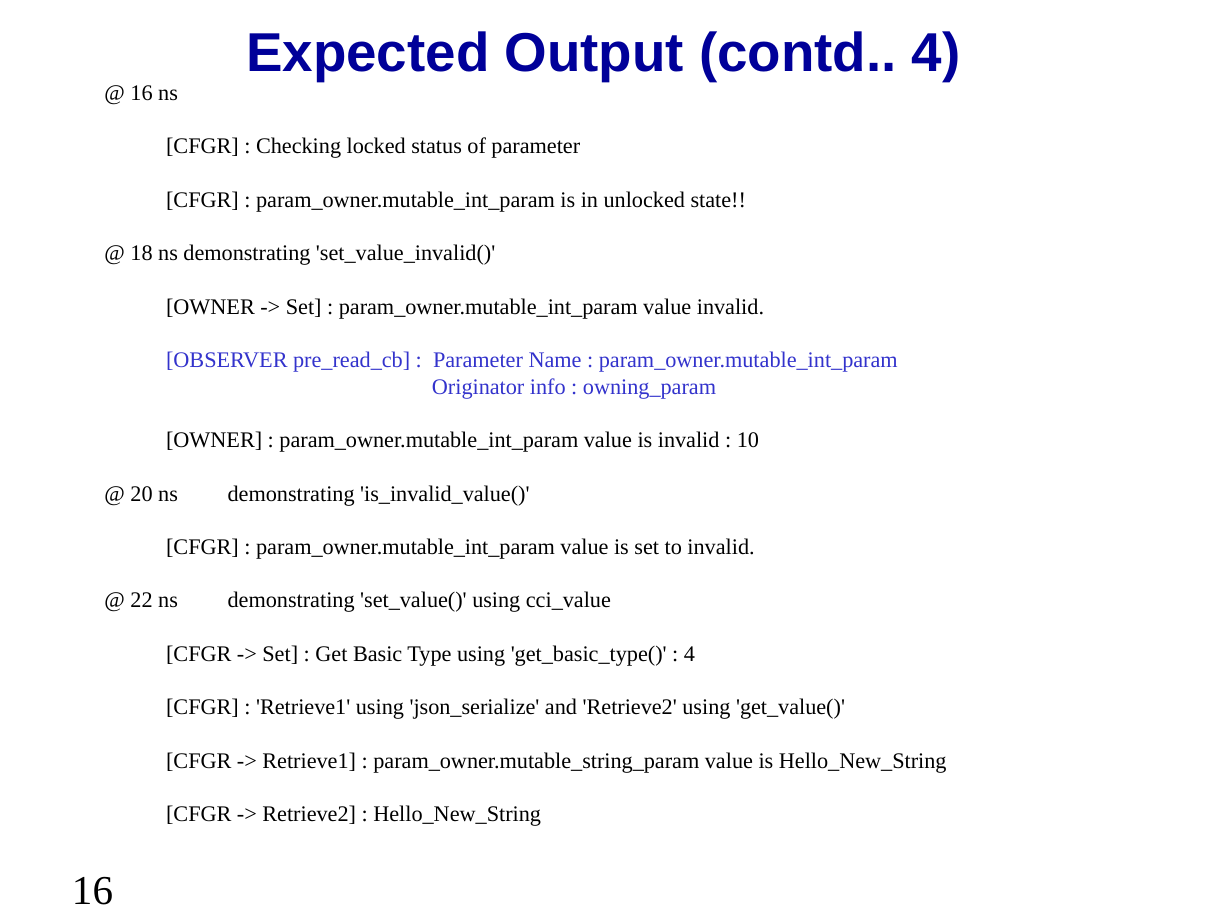
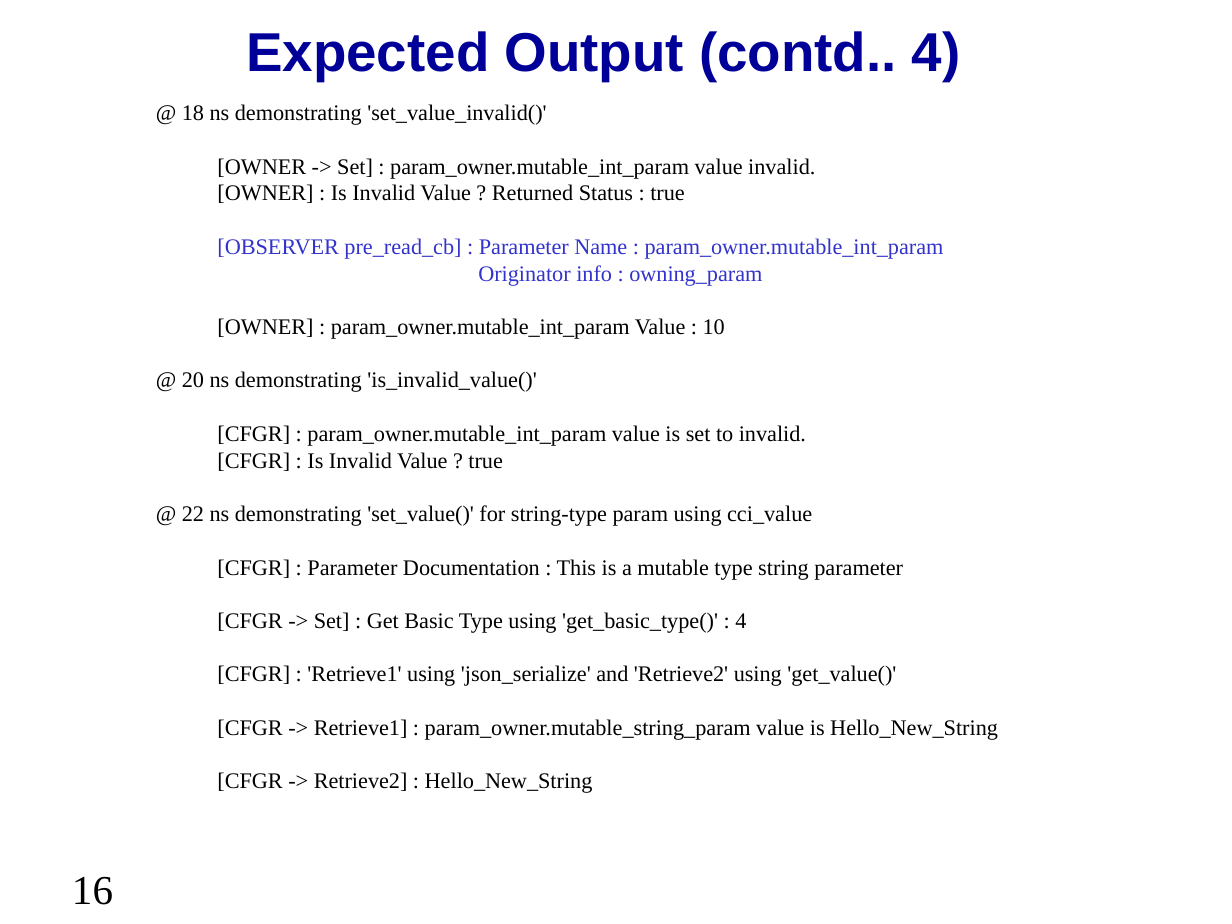
Before and after one commit to accellera-official/cci, a slide deck: slide 16 of examples/ex7_Parameter_Information/docs/ex7_Parameter_Information.ppt. Drawn at 1232x924 pixels with LibreOffice and Linux fonts; fonts in the diff are those of the drawing; background and template pictures are left out. Boxes give left, top, right and bottom in pixels: in the first picture for what was removed or moved away, otherwise in the second. Text is boxed around its words. In the diff, an @@ line names an element or a change of style, - is before the commit and + after.

Commit message:
Check#1 for doxygen tags

```diff
--- a/examples/ex7_Parameter_Information/docs/ex7_Parameter_Information.ppt
+++ b/examples/ex7_Parameter_Information/docs/ex7_Parameter_Information.ppt
@@ text at bbox=[130, 85, 746, 212]: paragraphs removed @@
-@ 16 ns
-[CFGR] : Checking locked status of parameter
-[CFGR] : param_owner.mutable_int_param is in unlocked state!!
@@ text "@ 18 ns demonstrating 'set_value_invalid()'": place and size @@
-text "@ 18 ns demonstrating 'set_value_invalid()'" at bbox=[130, 85, 947, 826]
+text "@ 18 ns demonstrating 'set_value_invalid()'" at bbox=[182, 104, 998, 793]
@@ text at bbox=[217, 184, 685, 203]: paragraph added @@
+[OWNER] : Is Invalid Value ? Returned Status : true
@@ text at bbox=[217, 318, 725, 339]: text changed @@
-[OWNER] : param_owner.mutable_int_param value is invalid : 10
+[OWNER] : param_owner.mutable_int_param Value : 10
@@ text at bbox=[182, 452, 903, 580]: text changed @@
-@ 22 ns demonstrating 'set_value()' using cci_value
+[CFGR] : Is Invalid Value ? true
+@ 22 ns demonstrating 'set_value()' for string-type param using cci_value
+[CFGR] : Parameter Documentation : This is a mutable type string parameter
```
Also in this commit, not shown: 11 other slides changed, 4 other files.
